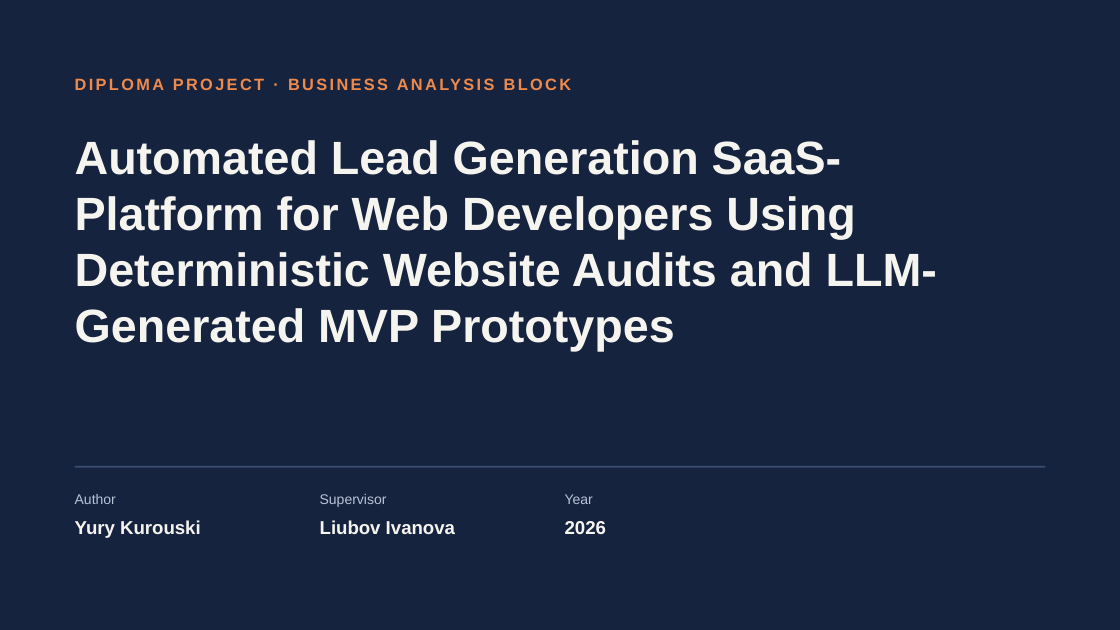
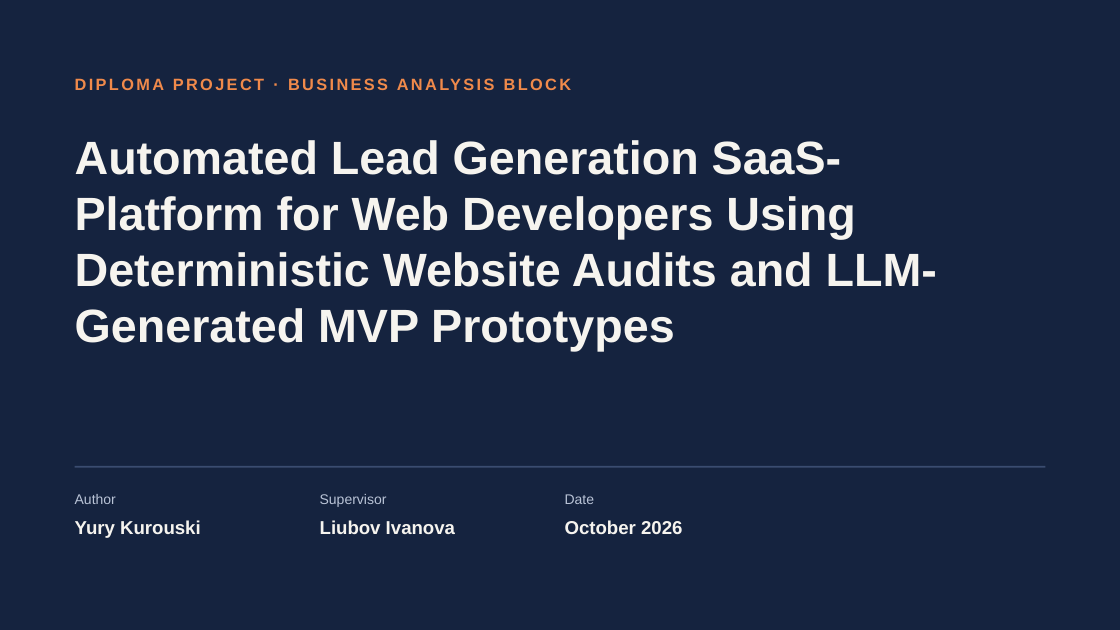
Before and after one commit to yurykurouski/revamp-docs, a slide deck: slide 1 of defence/BA_Defence_Kurouski.pptx. Drawn at 1120x630 pixels with LibreOffice and Linux fonts; fonts in the diff are those of the drawing. Boxes give left, top, right and bottom in pixels: in the first picture for what was removed or moved away, otherwise in the second. Text is boxed around its words. In the diff, an @@ line names an element or a change of style, - is before the commit and + after.

```diff
--- a/defence/BA_Defence_Kurouski.pptx
+++ b/defence/BA_Defence_Kurouski.pptx
@@ text at <box>565,494,594,504</box>: text changed @@
-Year
+Date
@@ text at <box>565,520,682,534</box>: text changed @@
-2026
+October 2026
```
Also in this commit, not shown: 7 other slides changed, 3 slides added, 2 slides removed.
